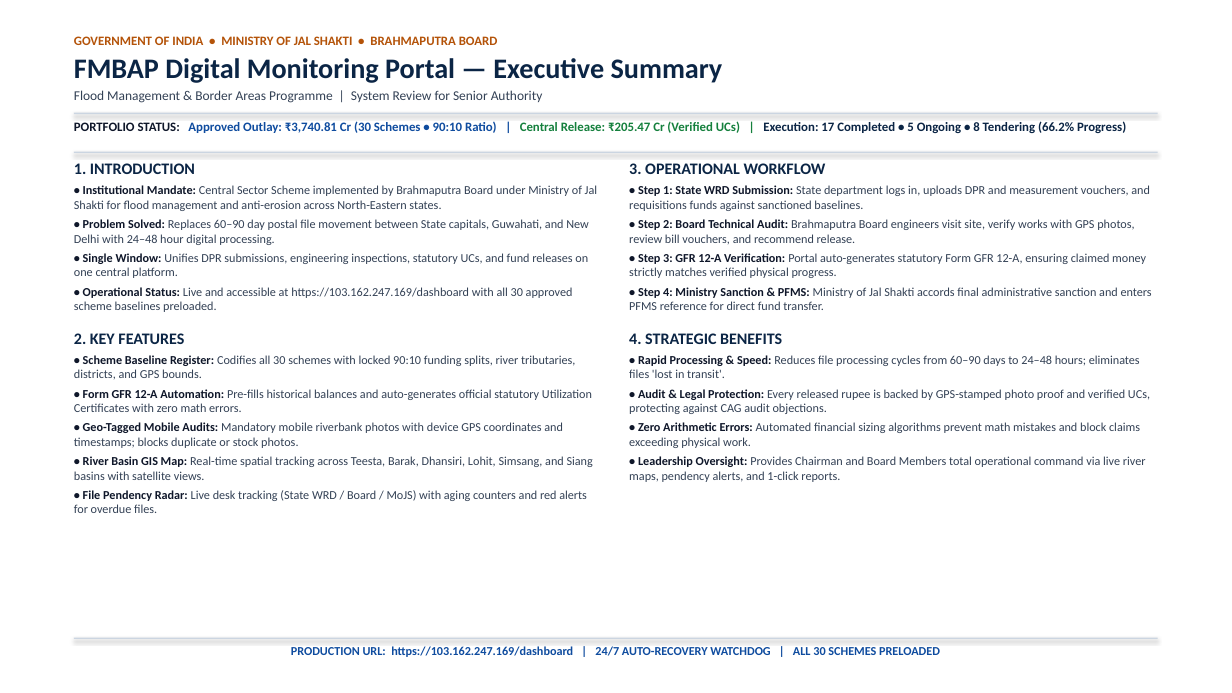
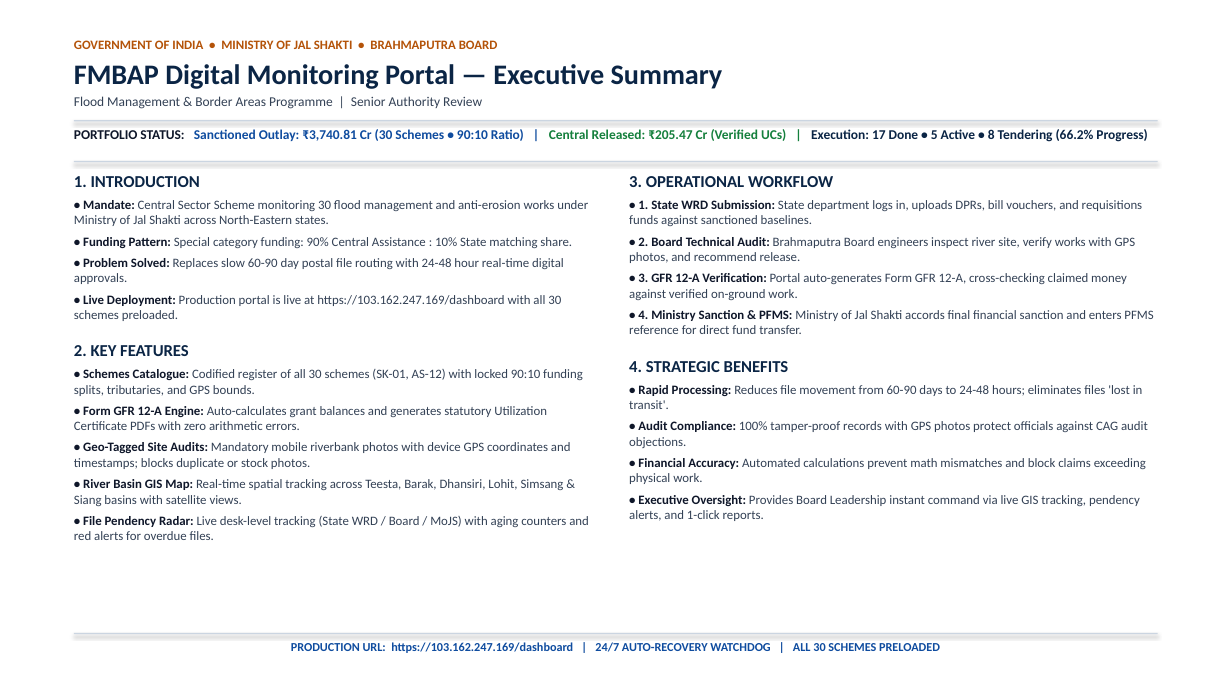
Before and after one commit to suraj3477/fmbap-portal, a slide deck: slide 1 of FMBAP_Portal_Single_Page_Summary.pptx. Drawn at 1232x693 pixels with LibreOffice and Linux fonts; fonts in the diff are those of the drawing. Boxes give left, top, right and bottom in pixels: in the first picture for what was removed or moved away, otherwise in the second. Text is boxed around its words. In the diff, an @@ line names an element or a change of style, - is before the commit and + after.

Commit message:
Update single page presentation with only crucial portal information and clean formatting

```diff
--- a/FMBAP_Portal_Single_Page_Summary.pptx
+++ b/FMBAP_Portal_Single_Page_Summary.pptx
@@ text at [74, 64, 723, 89]: more space between paragraphs @@
@@ text at [74, 96, 482, 109]: text changed @@
-Flood Management & Border Areas Programme | System Review for Senior Authority
+Flood Management & Border Areas Programme | Senior Authority Review
@@ text at [74, 129, 1147, 142]: text changed; size 10 to 10.5 pt; text colour #0B2545 to #0F4C9F @@
-PORTFOLIO STATUS: Approved Outlay: ₹3,740.81 Cr (30 Schemes • 90:10 Ratio) | Central Release: ₹205.47 Cr (Verified UCs) | Execution: 17 Completed • 5 Ongoing • 8 Tendering (66.2% Progress)
+PORTFOLIO STATUS: Sanctioned Outlay: ₹3,740.81 Cr (30 Schemes • 90:10 Ratio) | Central Released: ₹205.47 Cr (Verified UCs) | Execution: 17 Done • 5 Active • 8 Tendering (66.2% Progress)
@@ rectangle: place and size @@
-rectangle at [74, 113, 1158, 114]
+rectangle at [74, 120, 1158, 121]
@@ rectangle: place and size @@
-rectangle at [74, 152, 1158, 152]
+rectangle at [74, 161, 1158, 162]
@@ text at [74, 176, 200, 356]: size 12.5 to 13 pt in "1. INTRODUCTION", "2. KEY FEATURES"; more space between paragraphs @@
@@ text "1. INTRODUCTION": place and size @@
-text "1. INTRODUCTION" at [74, 163, 597, 513]
+text "1. INTRODUCTION" at [74, 176, 589, 540]
@@ text at [629, 176, 833, 372]: size 12.5 to 13 pt in "3. OPERATIONAL WORKFLOW", "4. STRATEGIC BENEFITS"; more space between paragraphs @@
@@ text "3. OPERATIONAL WORKFLOW": place and size @@
-text "3. OPERATIONAL WORKFLOW" at [629, 163, 1152, 482]
+text "3. OPERATIONAL WORKFLOW" at [629, 176, 1153, 521]
@@ text at [74, 200, 588, 321]: text changed; size 9.5 to 10 pt @@
-• Institutional Mandate: Central Sector Scheme implemented by Brahmaputra Board under Ministry of Jal Shakti for flood management and anti-erosion across North-Eastern states.
-• Problem Solved: Replaces 60–90 day postal file movement between State capitals, Guwahati, and New Delhi with 24–48 hour digital processing.
-• Single Window: Unifies DPR submissions, engineering inspections, statutory UCs, and fund releases on one central platform.
-• Operational Status: Live and accessible at https://103.162.247.169/dashboard with all 30 approved scheme baselines preloaded.
+• Mandate: Central Sector Scheme monitoring 30 flood management and anti-erosion works under Ministry of Jal Shakti across North-Eastern states.
+• Funding Pattern: Special category funding: 90% Central Assistance : 10% State matching share.
+• Problem Solved: Replaces slow 60-90 day postal file routing with 24-48 hour real-time digital approvals.
+• Live Deployment: Production portal is live at https://103.162.247.169/dashboard with all 30 schemes preloaded.
@@ text at [629, 200, 1153, 334]: text changed; size 9.5 to 10 pt @@
-• Step 1: State WRD Submission: State department logs in, uploads DPR and measurement vouchers, and requisitions funds against sanctioned baselines.
-• Step 2: Board Technical Audit: Brahmaputra Board engineers visit site, verify works with GPS photos, review bill vouchers, and recommend release.
-• Step 3: GFR 12-A Verification: Portal auto-generates statutory Form GFR 12-A, ensuring claimed money strictly matches verified physical progress.
-• Step 4: Ministry Sanction & PFMS: Ministry of Jal Shakti accords final administrative sanction and enters PFMS reference for direct fund transfer.
+• 1. State WRD Submission: State department logs in, uploads DPRs, bill vouchers, and requisitions funds against sanctioned baselines.
+• 2. Board Technical Audit: Brahmaputra Board engineers inspect river site, verify works with GPS photos, and recommend release.
+• 3. GFR 12-A Verification: Portal auto-generates Form GFR 12-A, cross-checking claimed money against verified on-ground work.
+• 4. Ministry Sanction & PFMS: Ministry of Jal Shakti accords final financial sanction and enters PFMS reference for direct fund transfer.
@@ text at [74, 369, 589, 540]: text changed; size 9.5 to 10 pt @@
-• Scheme Baseline Register: Codifies all 30 schemes with locked 90:10 funding splits, river tributaries, districts, and GPS bounds.
-• Form GFR 12-A Automation: Pre-fills historical balances and auto-generates official statutory Utilization Certificates with zero math errors.
-• Geo-Tagged Mobile Audits: Mandatory mobile riverbank photos with device GPS coordinates and timestamps; blocks duplicate or stock photos.
-• River Basin GIS Map: Real-time spatial tracking across Teesta, Barak, Dhansiri, Lohit, Simsang, and Siang basins with satellite views.
-• File Pendency Radar: Live desk tracking (State WRD / Board / MoJS) with aging counters and red alerts for overdue files.
+• Schemes Catalogue: Codified register of all 30 schemes (SK-01, AS-12) with locked 90:10 funding splits, tributaries, and GPS bounds.
+• Form GFR 12-A Engine: Auto-calculates grant balances and generates statutory Utilization Certificate PDFs with zero arithmetic errors.
+• Geo-Tagged Site Audits: Mandatory mobile riverbank photos with device GPS coordinates and timestamps; blocks duplicate or stock photos.
+• River Basin GIS Map: Real-time spatial tracking across Teesta, Barak, Dhansiri, Lohit, Simsang & Siang basins with satellite views.
+• File Pendency Radar: Live desk-level tracking (State WRD / Board / MoJS) with aging counters and red alerts for overdue files.
@@ text at [629, 385, 1148, 521]: text changed; size 9.5 to 10 pt @@
-• Rapid Processing & Speed: Reduces file processing cycles from 60–90 days to 24–48 hours; eliminates files 'lost in transit'.
-• Audit & Legal Protection: Every released rupee is backed by GPS-stamped photo proof and verified UCs, protecting against CAG audit objections.
-• Zero Arithmetic Errors: Automated financial sizing algorithms prevent math mistakes and block claims exceeding physical work.
-• Leadership Oversight: Provides Chairman and Board Members total operational command via live river maps, pendency alerts, and 1-click reports.
+• Rapid Processing: Reduces file movement from 60-90 days to 24-48 hours; eliminates files 'lost in transit'.
+• Audit Compliance: 100% tamper-proof records with GPS photos protect officials against CAG audit objections.
+• Financial Accuracy: Automated calculations prevent math mismatches and block claims exceeding physical work.
+• Executive Oversight: Provides Board Leadership instant command via live GIS tracking, pendency alerts, and 1-click reports.
@@ text "PRODUCTION URL: https://103.162.247.169/dashboard | 24/7 ...": place and size @@
-text "PRODUCTION URL: https://103.162.247.169/dashboard | 24/7 ..." at [291, 646, 940, 657]
+text "PRODUCTION URL: https://103.162.247.169/dashboard | 24/7 ..." at [291, 642, 940, 653]
@@ rectangle: place and size @@
-rectangle at [74, 638, 1158, 639]
+rectangle at [74, 633, 1158, 634]
```
Also in this commit, not shown: 2 other files.
